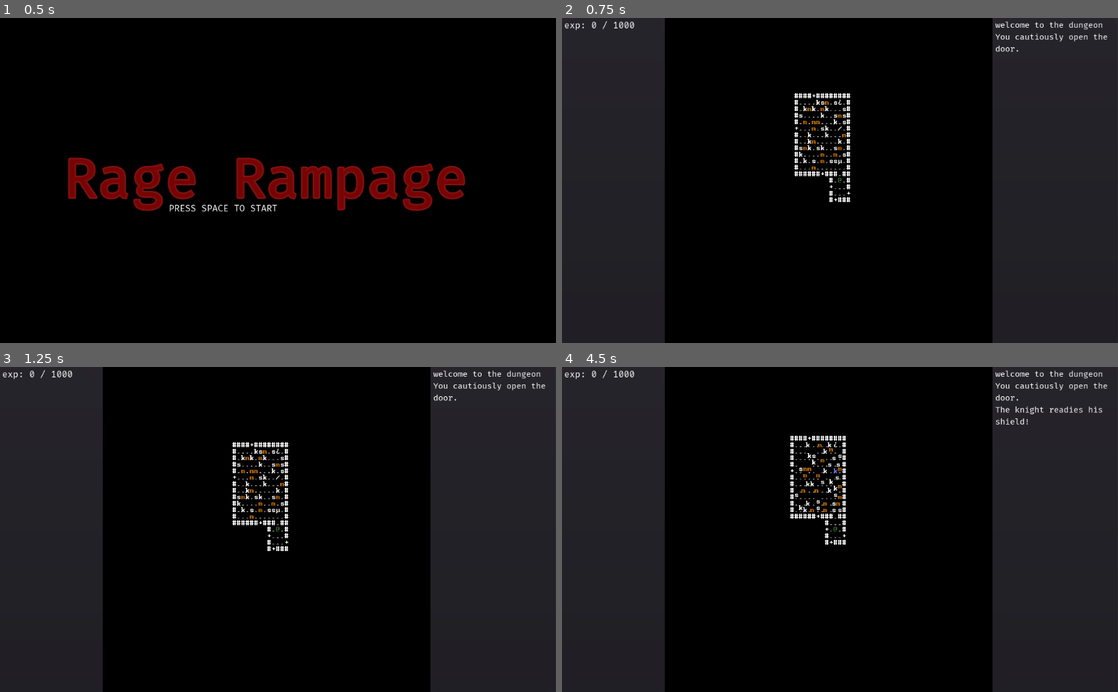
Above: before the commit, frames 1-4 (two rows, left to right).
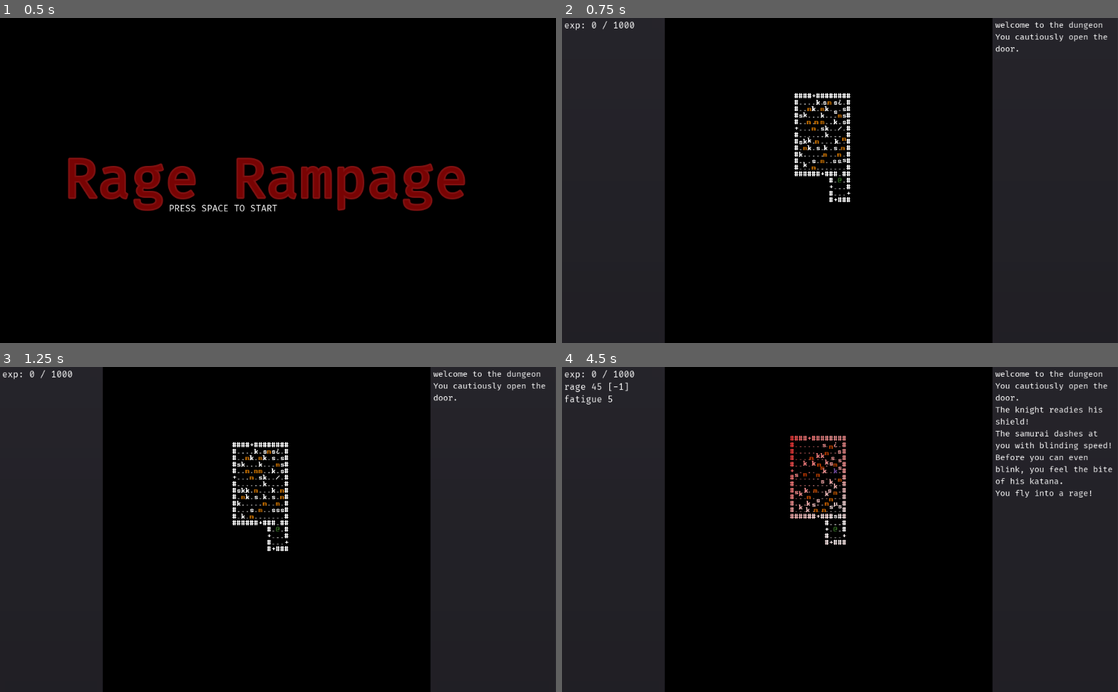
Above: after the commit, the same moments.

Repository: redxaxder/7DRL2022
Game: Godot game, scene res://scenes/root.tscn
The game is run twice, just before and just after one commit, with the same random seed, the same clock (stepped at 60 frames per second) and the same inputs.
Inputs:
- Up to frame 1 (0.5 s): no input
- Up to frame 2 (0.75 s): tap Space (action) at 0.5 s; hold Up (up) from 0.53 s (still down); hold Space (action) from 0.53 s (still down)
- Up to frame 3 (1.25 s): keep holding Up (up); keep holding Space (action)
- Up to frame 4 (4.5 s): release Space (action) at 1.28 s; tap Enter (level_up) at 1.35, 2, 3.5 s; release Up (up) at 2.03 s; hold . (pass) 2.03-2.78 s; hold Left (left) 2.03-3.53 s; tap Space (action) at 2.75, 2.85, 4.25 s; hold Down (down) 3.53-4.28 s; hold Enter (level_up) 3.53-4.28 s; hold Right (right) from 4.28 s (still down); tap . (pass) at 4.35 s

Frame 1 is identical in both runs. In frame 2, 0.3% of the frame differs, in the area x 42-52%, y 25-46%; in frame 3, 0.3%; in frame 4, 2.0%, in the area x 0-99%, y 4-55%.

Commit message:
stagger enemy animations. randomize enemy turn order. display kill exp

Diff:
--- a/lib/actor.gd
+++ b/lib/actor.gd
@@ -18,7 +18,7 @@
 var blocking: bool = false
 
 var anim_screen_offsets: Array
-var anim_speed: float = 5
+var anim_speed: float = 7
 
 
 func get_pos(default = null) -> Vector2:
@@ -45,6 +45,10 @@
 	var av = Vector3(dp.x,dp.y,duration)
 	anim_screen_offsets.push_back(av)
 	set_pos(target)
+
+func animation_delay(duration: float):
+	var av = Vector3(0,0,duration)
+	anim_screen_offsets.push_back(av)
 
 func knockback(dir: Vector2, distance: int = 1000000, power = 1):
 	var landed = get_pos()
@@ -94,7 +98,6 @@
 func _process(delta):
 	if anim_screen_offsets.size() > 0:
 		if is_zero_approx(anim_screen_offsets[0].z):
-			print("pop")
 			anim_screen_offsets.pop_front()
 		else:
 			var speed_mult = max(1,anim_screen_offsets.size() - 2)
--- a/scenes/Scheduler.gd
+++ b/scenes/Scheduler.gd
@@ -11,6 +11,7 @@
 var combat_round: int = 0
 var turn: int = 0
 var player_turn: bool = false
+var turns_since_player: int = 0
 
 # Called when the node enters the scene tree for the first time.
 func _ready():
@@ -35,15 +36,22 @@
 		# time to recalculate
 		recalculate_turns()
 		return true
+	var current_actors = []
 	for actor in actors.keys():
+		if legit(actor) && priority(actor) == largest:
+			current_actors.push_back(actor)
+	current_actors.shuffle()
+	for actor in current_actors:
 		if legit(actor):
-			if priority(actor) == largest:
-				actors[actor] -= 1
-				if actor.player:
-					self.player_turn = true
-					return false
-				actor.on_turn()
-				actor.update()
+			turns_since_player+= 1
+			actors[actor] -= 1
+			if actor.player:
+				self.player_turn = true
+				turns_since_player = 0
+				return false
+			actor.animation_delay(sqrt(turns_since_player) * 0.15)
+			actor.on_turn()
+			actor.update()
 	return true
 
 func priority(a) -> int:
--- a/sprites/pc.gd
+++ b/sprites/pc.gd
@@ -275,5 +275,5 @@
 	experience_gain_rate += experience_gain_step
 	experience_gain_rate = min(experience_gain_rate, max_experience_gain_rate)
 	rage += rage_on_kill
-	combatLog.say("The {0} dies. +{1} rage".format([label, rage_on_kill]))
+	combatLog.say("The {0} dies. +{1} rage +{2} exp".format([label, rage_on_kill, experience_gain_rate]))
 	emit_signal(constants.PLAYER_STATUS_CHANGED)
